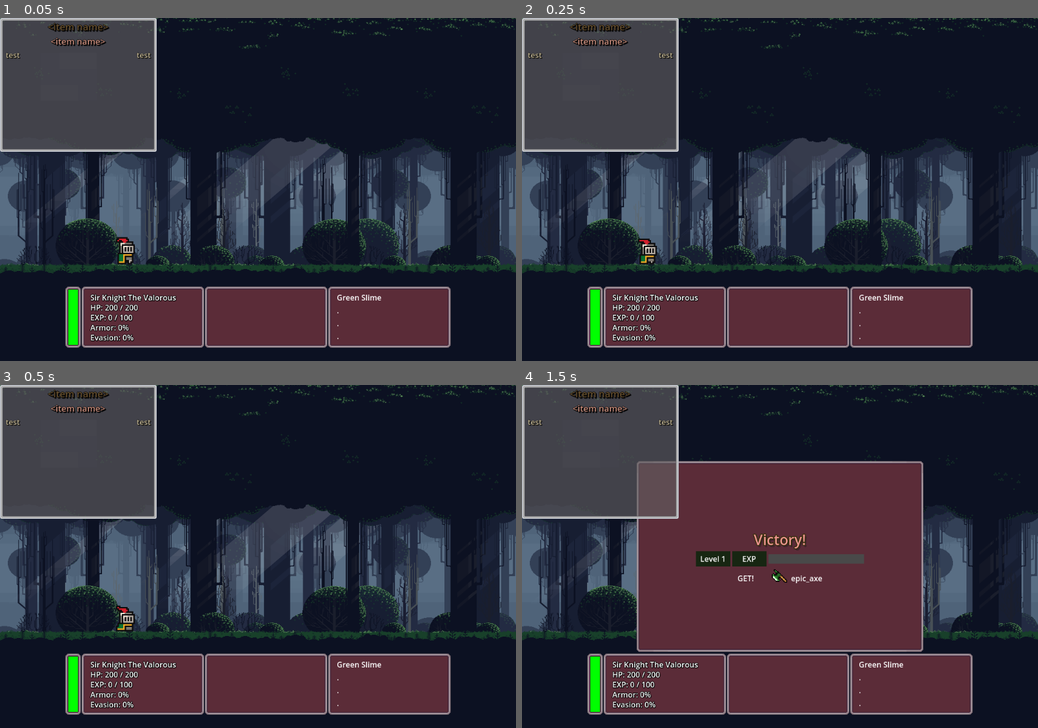
Above: before the commit, frames 1-4 (two rows, left to right).
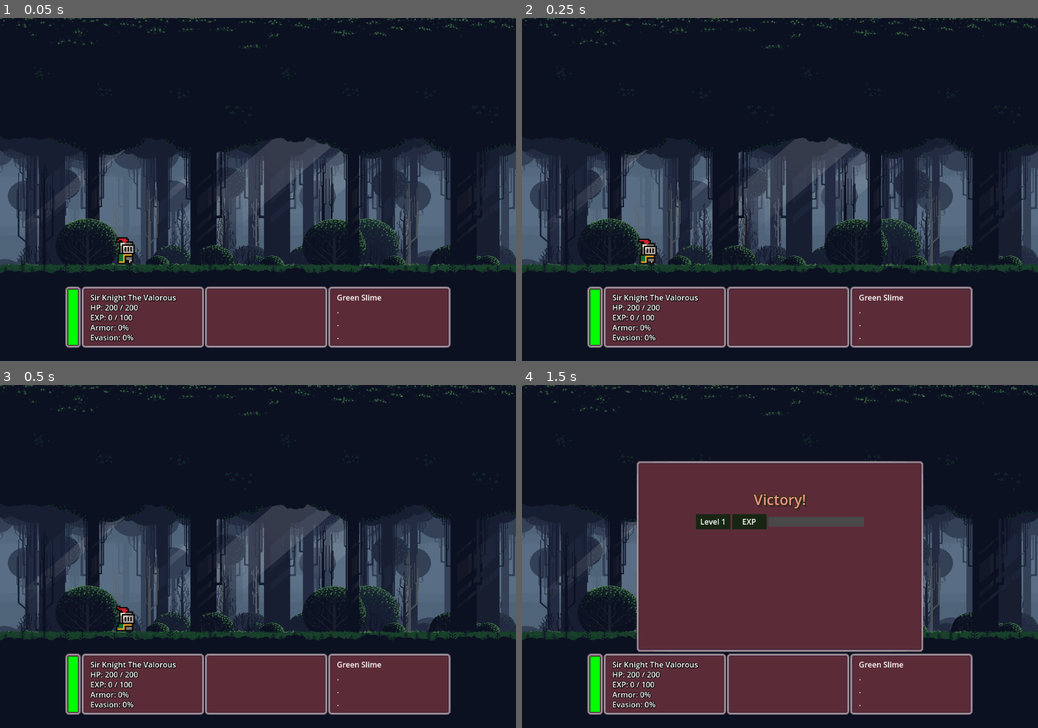
Above: after the commit, the same moments.

Repository: JosiahKey/new-beginnings-version-0.1.0
Game: Godot game, scene res://Scenes/Combat_Boss.tscn
The game is run twice, just before and just after one commit, with the same random seed, the same clock (stepped at 60 frames per second) and the same inputs. This scene is started directly instead of the project's main scene.
Inputs (mouse positions are in pixels of both pictures, inside the frame that each line leads up to):
- Up to frame 1 (0.05 s): no input
- Up to frame 2 (0.25 s): no input
- Up to frame 3 (0.5 s): no input
- Up to frame 4 (1.5 s): tap Enter at 0.5 s; move the mouse to (754, 625) at 0.52 s; hold Up (ui_up) 0.53-1.25 s; click (754, 625) at 0.6 s; tap Space at 1.25 s; drag from (934, 607) to (754, 625) at 1.27 s

The runs differ from the first frame. In frame 1, 12% of the frame differs, in the area x 0-31%, y 0-40%; in frame 2, 12%; in frame 3, 12%; in frame 4, 15%, in the area x 0-67%, y 0-58%.
Error in both runs: Attempt to call function 'get_as_text' in base 'null instance' on a null instance. (res://Globals/player_data.gd:53)

Commit message:
added extra loot to combat
- enemies now drop loot based on difficulty

Diff:
--- a/Globals/combat_data.gd
+++ b/Globals/combat_data.gd
@@ -10,14 +10,11 @@
 func _ready() -> void:
 	SignalBus.connect("enemy_selected", Callable(self, "select_enemy"))
 
-var reward_data: Array = [0,0,0,0,0,0] #[exp, loot1, loot2, etc...]
+var reward_data: Array = [0,0] #[exp, amount of loot]
 
 func add_reward(experience: int, loot: int):
 	reward_data[0] += experience
-	for r in reward_data:
-		if r == 0:
-			r = loot
-			break
+	reward_data[1] += loot
 
 func add_combatant(new_combatant: Dictionary) -> String: #takes generate enemy as input
 	number_of_enemies += 1
--- a/Globals/signal_bus.gd
+++ b/Globals/signal_bus.gd
@@ -89,3 +89,6 @@
 #combatdata to combatui
 @warning_ignore("unused_signal")
 signal num_enemies_changed
+#levelup to combatreward
+@warning_ignore("unused_signal")
+signal exp_finished
--- a/Globals/tooltip.tscn
+++ b/Globals/tooltip.tscn
@@ -15,6 +15,7 @@
 
 [node name="Tooltip" type="NinePatchRect" parent="CanvasLayer"]
 unique_name_in_owner = true
+visible = false
 z_index = 4
 texture_filter = 1
 custom_minimum_size = Vector2(320, 192)
--- a/Scenes/UI/CombatReward.tscn
+++ b/Scenes/UI/CombatReward.tscn
@@ -54,6 +54,7 @@
 offset_bottom = 16.0
 grow_horizontal = 2
 grow_vertical = 2
+theme_override_constants/separation = 10
 
 [node name="Label" type="Label" parent="N/V"]
 layout_mode = 2
@@ -123,27 +124,119 @@
 texture_under = SubResource("GradientTexture1D_khfr5")
 texture_progress = SubResource("GradientTexture1D_nm52r")
 
-[node name="item_reward" type="HBoxContainer" parent="N/V"]
-layout_mode = 2
-theme_override_constants/separation = 8
-alignment = 1
-
-[node name="Label2" type="Label" parent="N/V/item_reward"]
-custom_minimum_size = Vector2(64, 0)
-layout_mode = 2
-size_flags_horizontal = 4
-size_flags_vertical = 8
-text = "GET!"
-
-[node name="TextureRect" type="TextureRect" parent="N/V/item_reward"]
-custom_minimum_size = Vector2(32, 32)
-layout_mode = 2
-texture = ExtResource("3_3dm5n")
-
-[node name="Label" type="Label" parent="N/V/item_reward"]
-layout_mode = 2
-size_flags_vertical = 8
-text = "epic_axe"
+[node name="item_reward1" type="HBoxContainer" parent="N/V"]
+layout_mode = 2
+theme_override_constants/separation = 8
+alignment = 1
+
+[node name="Label" type="Label" parent="N/V/item_reward1"]
+layout_mode = 2
+size_flags_vertical = 8
+text = "epic_axe"
+
+[node name="TextureRect" type="TextureRect" parent="N/V/item_reward1/Label"]
+custom_minimum_size = Vector2(32, 32)
+layout_mode = 0
+offset_left = -40.0
+offset_top = -9.0
+offset_right = -8.0
+offset_bottom = 23.0
+texture = ExtResource("3_3dm5n")
+
+[node name="item_reward2" type="HBoxContainer" parent="N/V"]
+layout_mode = 2
+theme_override_constants/separation = 8
+alignment = 1
+
+[node name="Label" type="Label" parent="N/V/item_reward2"]
+layout_mode = 2
+size_flags_vertical = 8
+text = "epic_axe"
+
+[node name="TextureRect" type="TextureRect" parent="N/V/item_reward2/Label"]
+custom_minimum_size = Vector2(32, 32)
+layout_mode = 0
+offset_left = -40.0
+offset_top = -9.0
+offset_right = -8.0
+offset_bottom = 23.0
+texture = ExtResource("3_3dm5n")
+
+[node name="item_reward3" type="HBoxContainer" parent="N/V"]
+layout_mode = 2
+theme_override_constants/separation = 8
+alignment = 1
+
+[node name="Label" type="Label" parent="N/V/item_reward3"]
+layout_mode = 2
+size_flags_vertical = 8
+text = "epic_axe"
+
+[node name="TextureRect" type="TextureRect" parent="N/V/item_reward3/Label"]
+custom_minimum_size = Vector2(32, 32)
+layout_mode = 0
+offset_left = -40.0
+offset_top = -9.0
+offset_right = -8.0
+offset_bottom = 23.0
+texture = ExtResource("3_3dm5n")
+
+[node name="item_reward4" type="HBoxContainer" parent="N/V"]
+layout_mode = 2
+theme_override_constants/separation = 8
+alignment = 1
+
+[node name="Label" type="Label" parent="N/V/item_reward4"]
+layout_mode = 2
+size_flags_vertical = 8
+text = "epic_axe"
+
+[node name="TextureRect" type="TextureRect" parent="N/V/item_reward4/Label"]
+custom_minimum_size = Vector2(32, 32)
+layout_mode = 0
+offset_left = -40.0
+offset_top = -9.0
+offset_right = -8.0
+offset_bottom = 23.0
+texture = ExtResource("3_3dm5n")
+
+[node name="item_reward5" type="HBoxContainer" parent="N/V"]
+layout_mode = 2
+theme_override_constants/separation = 8
+alignment = 1
+
+[node name="Label" type="Label" parent="N/V/item_reward5"]
+layout_mode = 2
+size_flags_vertical = 8
+text = "epic_axe"
+
+[node name="TextureRect" type="TextureRect" parent="N/V/item_reward5/Label"]
+custom_minimum_size = Vector2(32, 32)
+layout_mode = 0
+offset_left = -40.0
+offset_top = -9.0
+offset_right = -8.0
+offset_bottom = 23.0
+texture = ExtResource("3_3dm5n")
+
+[node name="item_reward6" type="HBoxContainer" parent="N/V"]
+layout_mode = 2
+theme_override_constants/separation = 8
+alignment = 1
+
+[node name="Label" type="Label" parent="N/V/item_reward6"]
+layout_mode = 2
+size_flags_vertical = 8
+text = "epic_axe"
+
+[node name="TextureRect" type="TextureRect" parent="N/V/item_reward6/Label"]
+custom_minimum_size = Vector2(32, 32)
+layout_mode = 0
+offset_left = -40.0
+offset_top = -9.0
+offset_right = -8.0
+offset_bottom = 23.0
+texture = ExtResource("3_3dm5n")
 
 [node name="confirm_reward" type="Button" parent="N/V"]
 visible = false
--- a/Scripts/UI/combat_reward.gd
+++ b/Scripts/UI/combat_reward.gd
@@ -1,18 +1,33 @@
 extends CanvasLayer
 
 @onready var btn := $N/V/confirm_reward
+var exp_finished_flag = false
+var ui_iterator = 1
 
 func _ready() -> void:
-	SignalBus.connect("update_reward_item", Callable(self, "update_reward_item"))
+	SignalBus.connect("update_reward_item", Callable(self, "update_reward_items"))
+	SignalBus.connect("exp_finished", Callable(self, "allow_button"))
+	for i in range(1,7):
+			get_node("N/V/item_reward"+ str(i) + "/Label/TextureRect").texture = null
+			get_node("N/V/item_reward"+ str(i) + "/Label").text = ""
 
-func update_reward_item(item_id):
+func update_reward_items(item_id):
 	var item_name = GameData.item_data[item_id]["item_name"]
-	$N/V/item_reward/TextureRect.texture = load("res://Assets/item_assets/"+ item_name +".png")
-	$N/V/item_reward/Label.text = GameData.item_data[item_id]["item_name"]
-	await get_tree().create_timer(1.5).timeout
+	get_node("N/V/item_reward"+ str(ui_iterator) + "/Label/TextureRect").texture = load("res://Assets/item_assets/"+ item_name +".png")
+	get_node("N/V/item_reward"+ str(ui_iterator) + "/Label").text = GameData.item_data[item_id]["item_name"]
+	ui_iterator += 1
 	btn.visible = true
 
 func _on_confirm_reward_pressed() -> void:
+	if(exp_finished_flag):
+		for i in range(1,7):
+			get_node("N/V/item_reward"+ str(i) + "/Label/TextureRect").texture = null
+			get_node("N/V/item_reward"+ str(i) + "/Label").text = ""
 		AudioManager.change_to_precombat_song()
 		visible = false
 		btn.visible = false
+		exp_finished_flag = false
+		ui_iterator = 1
+
+func allow_button():
+	exp_finished_flag = true
--- a/Scripts/combat_engine.gd
+++ b/Scripts/combat_engine.gd
@@ -21,7 +21,7 @@
 		SignalBus.game_over.emit()
 	if CombatData.number_of_enemies == 0:
 		if !combat_finished:
-			SignalBus.combat_victory.emit(CombatData.reward_data[0])
+			SignalBus.combat_victory.emit(CombatData.reward_data[0],CombatData.reward_data[1])
 			combat_finished = true
 
 func enqueue(action: Callable):
--- a/Scripts/combat_ui.gd
+++ b/Scripts/combat_ui.gd
@@ -40,7 +40,7 @@
 	armor_label.text = "Armor: " + str(int(PlayerData.stat_data["PDR"])) + "%"
 	evasion_label.text = "Evasion: " + str(int(PlayerData.stat_data["Evasion"])) + "%"
 
-func combat_victory(experience: int):
+func combat_victory(experience: int, loot: int):
 	$Background_Image/Sub_Menus/Action_Panel/Info_Panels.visible = false
 	actions_container.visible = false
 	#play fanfare
@@ -50,7 +50,8 @@
 	#victory dance
 	#reward popup + EXP gain animation
 	$Reward.visible = true
-	SignalBus.item_generated.emit()
+	for l in loot:
+		SignalBus.item_generated.emit()
 	check_for_levelup(experience)
 	SignalBus.update_stat_panel.emit()
 
@@ -69,6 +70,9 @@
 	else:
 		exptween.tween_property(exp_bar, "value", newexp, 1.5).set_ease(Tween.EASE_OUT)
 	$Reward/N/V/exp_reward/Lvl_Text/stat_label.text = "Level " + str(PlayerData.stat_data["Level"])
+
+	await exptween.finished
+	SignalBus.exp_finished.emit()
 
 
 func _on_confirm_btn_pressed() -> void:
--- a/Scripts/enemy.gd
+++ b/Scripts/enemy.gd
@@ -46,7 +46,7 @@
 		if dead_flag == false:
 			CombatData.number_of_enemies -= 1
 			SignalBus.num_enemies_changed.emit()
-			CombatData.add_reward(CombatData.combatants_data[name]["EXP"], 1)
+			CombatData.add_reward(CombatData.combatants_data[name]["EXP"], CombatData.combatants_data[name]["Loot"])
 		dead_flag = true
 
 	if selector.visible == true:
